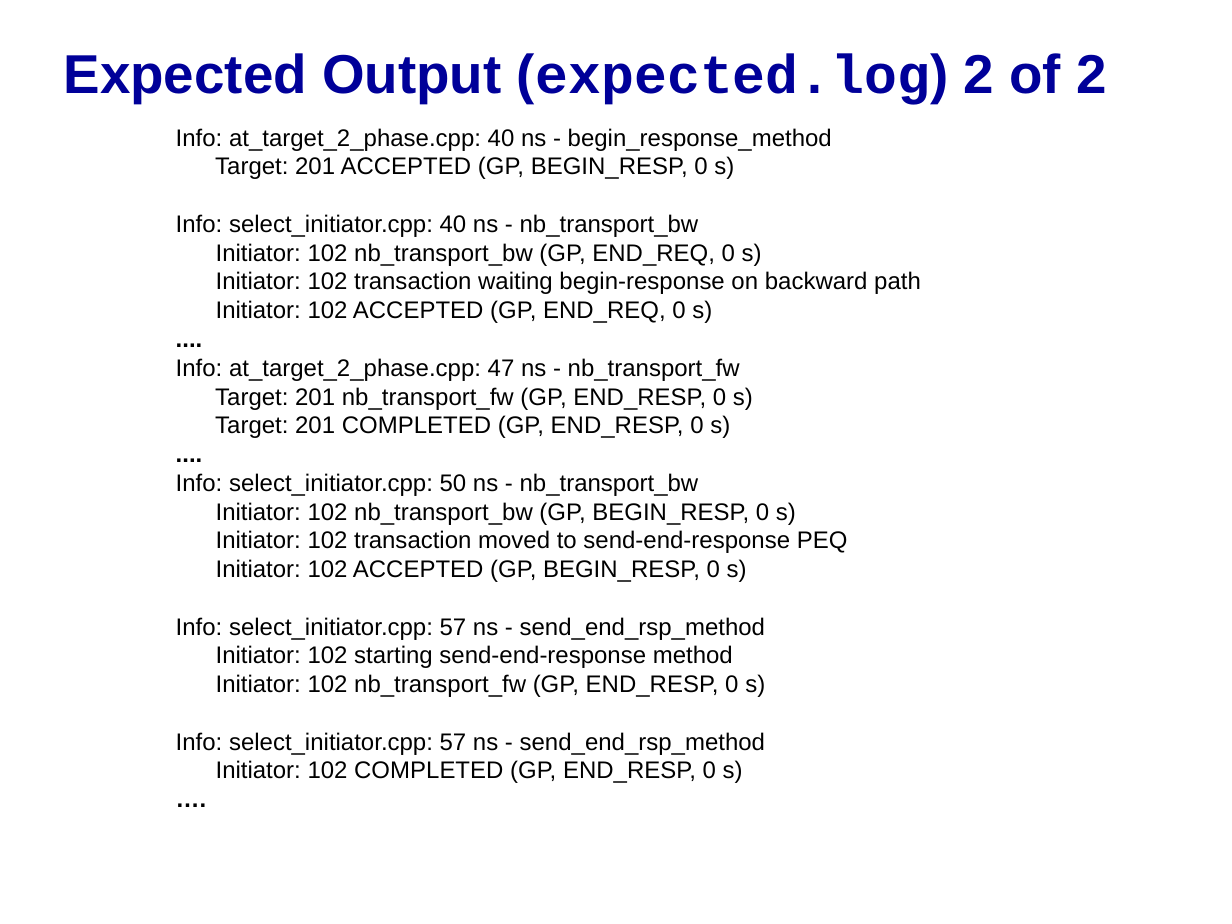
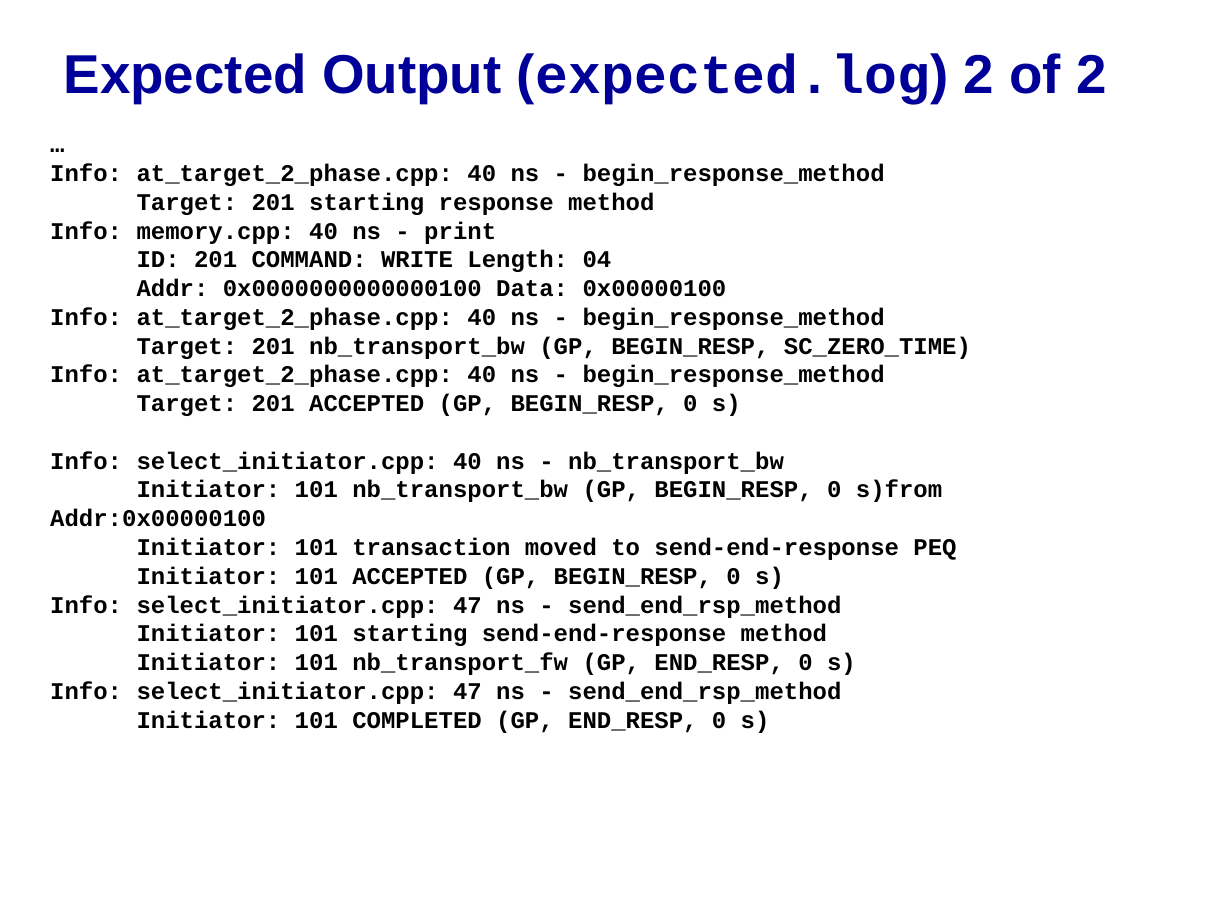
Before and after one commit to accellera-official/systemc, a slide deck: slide 7 of examples/tlm/at_2_phase/docs/at_2_phase_example.ppt. Drawn at 1232x924 pixels with LibreOffice and Linux fonts; fonts in the diff are those of the drawing; background and template pictures are left out. Boxes give left, top, right and bottom in pixels: in the first picture for what was removed or moved away, otherwise in the second. Text is boxed around its words. In the diff, an @@ line names an element or a change of style, - is before the commit and + after.

```diff
--- a/examples/tlm/at_2_phase/docs/at_2_phase_example.ppt
+++ b/examples/tlm/at_2_phase/docs/at_2_phase_example.ppt
@@ text "…": place and size @@
-text "…" at [176,128,921,783]
+text "…" at [50,164,971,733]
@@ text at [50,164,971,359]: paragraphs added @@
+…
+Info: at_target_2_phase.cpp: 40 ns - begin_response_method
+Target: 201 starting response method
+Info: memory.cpp: 40 ns - print
+ID: 201 COMMAND: WRITE Length: 04
+Addr: 0x0000000000000100 Data: 0x00000100
+Info: at_target_2_phase.cpp: 40 ns - begin_response_method
+Target: 201 nb_transport_bw (GP, BEGIN_RESP, SC_ZERO_TIME)
@@ text at [50,365,885,474]: font Arial to Courier New, bold on in "Info: at_target_2_phase.cpp: 40 ns - begin_response_method", "Target: 201 ACCEPTED (GP, BEGIN_RESP, 0 s)", "Info: select_initiator.cpp: 40 ns - nb_transport_bw" @@
@@ text at [50,480,956,733]: text changed; font Arial to Courier New; bold on @@
-Initiator: 102 nb_transport_bw (GP, END_REQ, 0 s)
-Initiator: 102 transaction waiting begin-response on backward path
-Initiator: 102 ACCEPTED (GP, END_REQ, 0 s)
-....
-Info: at_target_2_phase.cpp: 47 ns - nb_transport_fw
-Target: 201 nb_transport_fw (GP, END_RESP, 0 s)
-Target: 201 COMPLETED (GP, END_RESP, 0 s)
-....
-Info: select_initiator.cpp: 50 ns - nb_transport_bw
-Initiator: 102 nb_transport_bw (GP, BEGIN_RESP, 0 s)
-Initiator: 102 transaction moved to send-end-response PEQ
-Initiator: 102 ACCEPTED (GP, BEGIN_RESP, 0 s)
-Info: select_initiator.cpp: 57 ns - send_end_rsp_method
-Initiator: 102 starting send-end-response method
-Initiator: 102 nb_transport_fw (GP, END_RESP, 0 s)
-Info: select_initiator.cpp: 57 ns - send_end_rsp_method
-Initiator: 102 COMPLETED (GP, END_RESP, 0 s)
-….
+Initiator: 101 nb_transport_bw (GP, BEGIN_RESP, 0 s)from Addr:0x00000100
+Initiator: 101 transaction moved to send-end-response PEQ
+Initiator: 101 ACCEPTED (GP, BEGIN_RESP, 0 s)
+Info: select_initiator.cpp: 47 ns - send_end_rsp_method
+Initiator: 101 starting send-end-response method
+Initiator: 101 nb_transport_fw (GP, END_RESP, 0 s)
+Info: select_initiator.cpp: 47 ns - send_end_rsp_method
+Initiator: 101 COMPLETED (GP, END_RESP, 0 s)
```
Also in this commit, not shown: 3 other slides changed, 32 other files.
